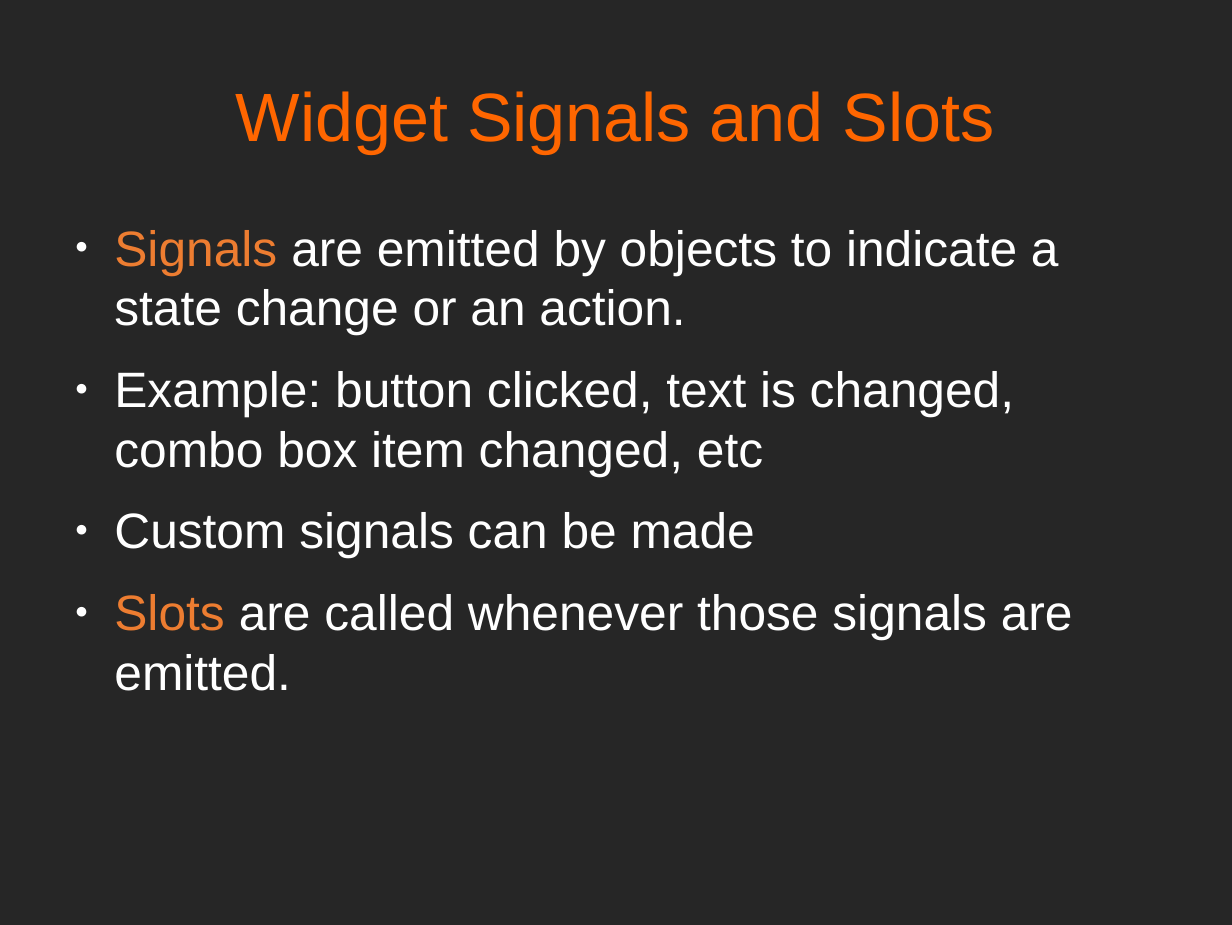
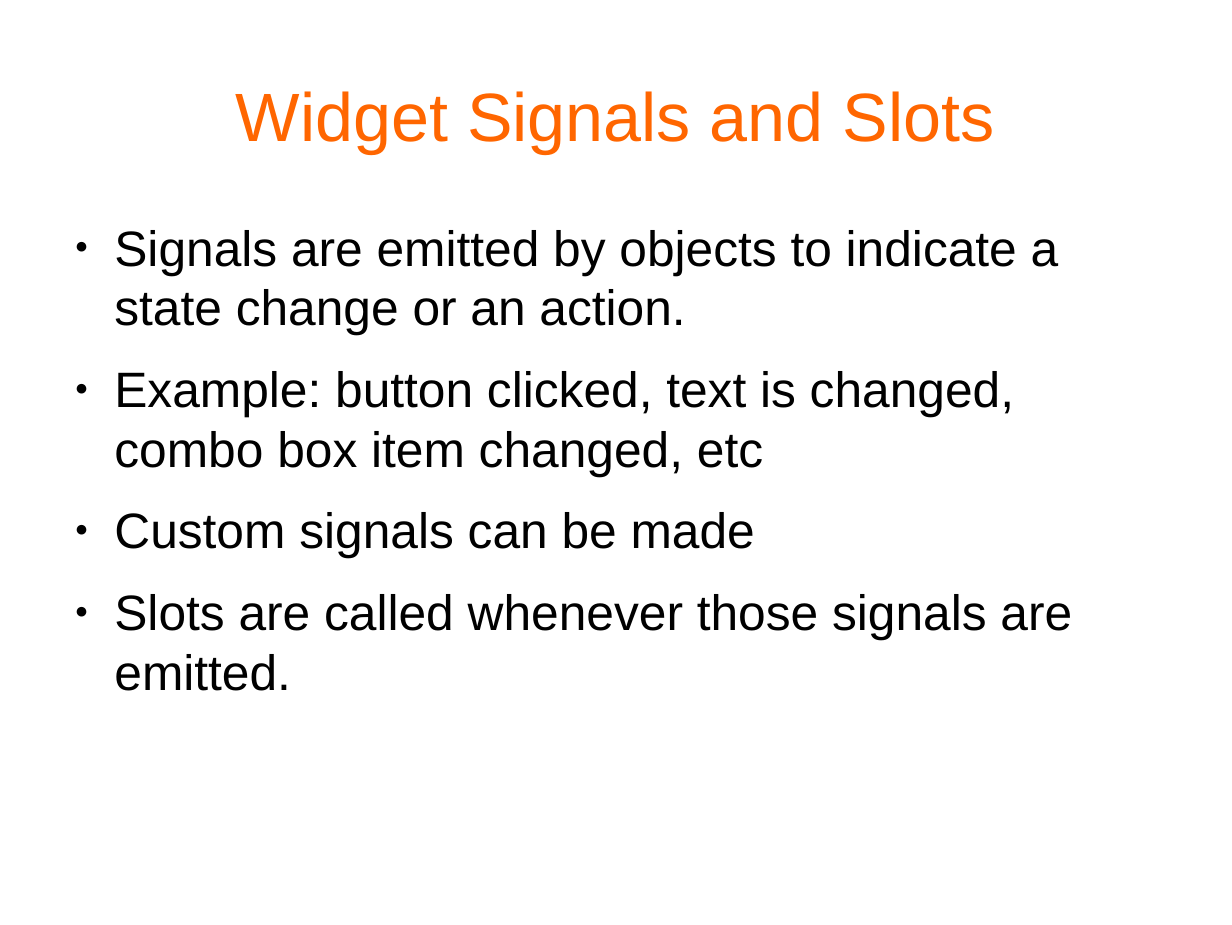
Before and after one commit to mfarhan12/qt-presentation, a slide deck: slide 10 of OPAG QT Presentation.odp. Drawn at 1232x925 pixels with LibreOffice and Linux fonts; fonts in the diff are those of the drawing. Boxes give left, top, right and bottom in pixels: in the first picture for what was removed or moved away, otherwise in the second. Text is boxed around its words. In the diff, an @@ line names an element or a change of style, - is before the commit and + after.

```diff
--- a/OPAG QT Presentation.odp
+++ b/OPAG QT Presentation.odp
@@ background #262626 to #FFFFFF @@
@@ text "Signals are emitted by objects ..." at <box>114,230,1072,691</box>: text colour #ED7D31 to #000000 in "Signals", "Slots"; text colour #FFFFFF to #000000; bullet colour #FFFFFF to #000000 @@
```
Also in this commit, not shown: 29 other slides changed, 12 other files.
